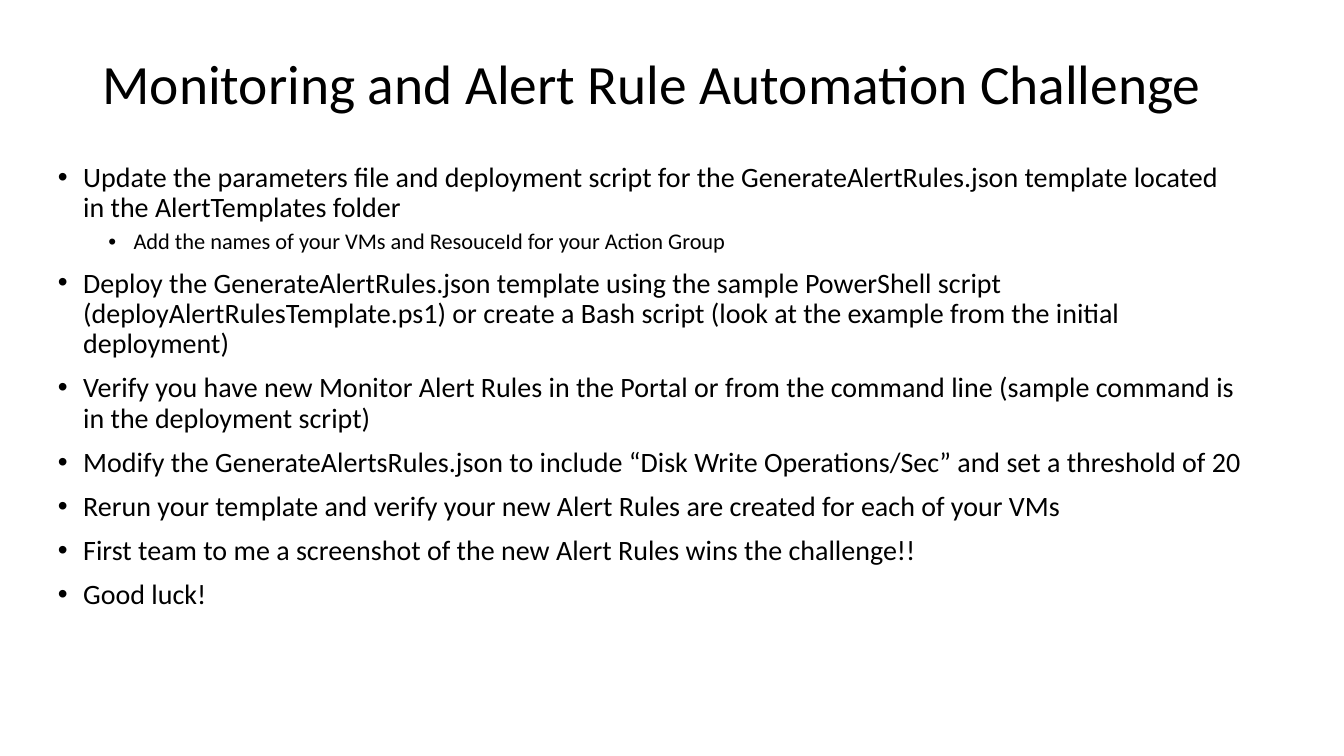
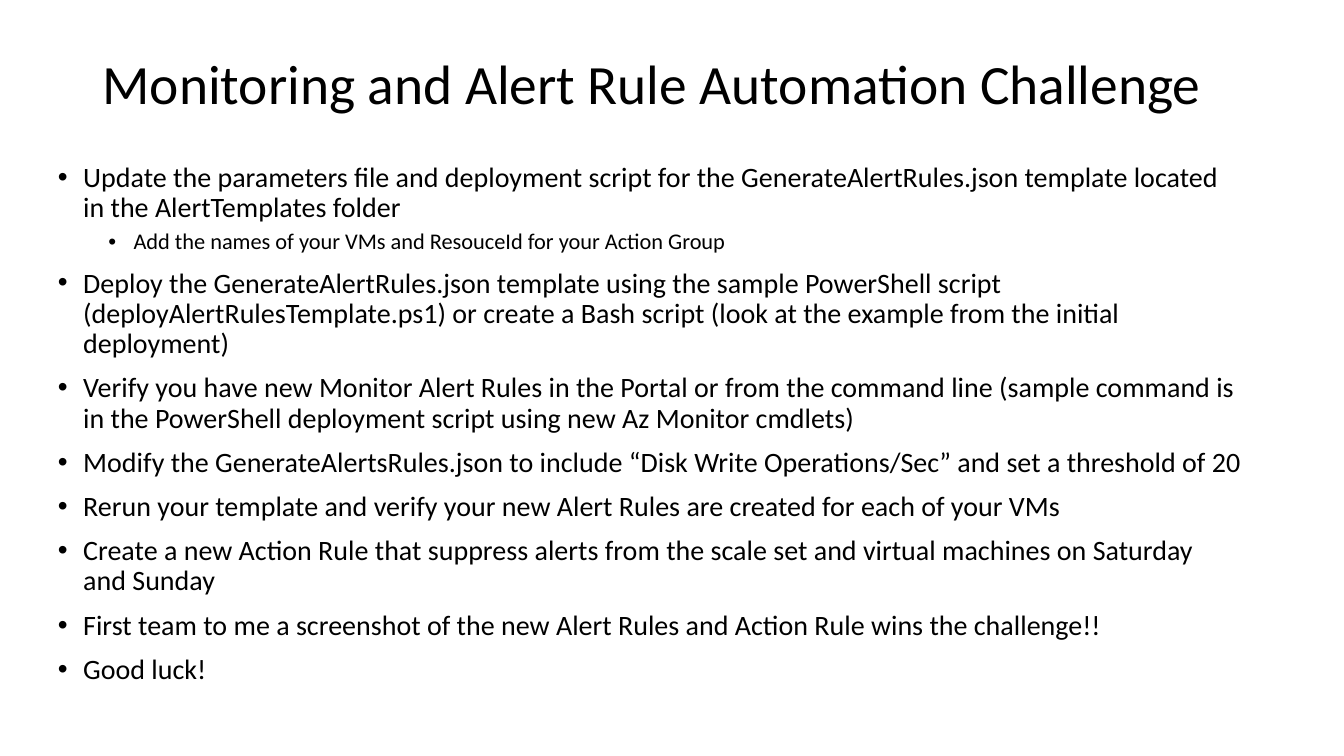
Before and after one commit to rkuehfus/pre-ready-2019-H1, a slide deck: slide 6 of Student/Guides/Challenges.pptx. Drawn at 1344x756 pixels with LibreOffice and Linux fonts; fonts in the diff are those of the drawing. Boxes give left, top, right and bottom in pixels: in the first picture for what was removed or moved away, otherwise in the second. Text is boxed around its words. In the diff, an @@ line names an element or a change of style, - is before the commit and + after.

Commit message:
Update alert automation challenge
added new powershell cmdlets and Action Rule

```diff
--- a/Student/Guides/Challenges.pptx
+++ b/Student/Guides/Challenges.pptx
@@ text at (83,376,1233,433): text changed @@
-• Verify you have new Monitor Alert Rules in the Portal or from the command line (sample command is in the deployment script)
+• Verify you have new Monitor Alert Rules in the Portal or from the command line (sample command is in the PowerShell deployment script using new Az Monitor cmdlets)
@@ text at (83,540,1193,640): text changed @@
-• First team to me a screenshot of the new Alert Rules wins the challenge!!
+• Create a new Action Rule that suppress alerts from the scale set and virtual machines on Saturday and Sunday
+• First team to me a screenshot of the new Alert Rules and Action Rule wins the challenge!!
```
Also in this commit, not shown: 1 other file.
